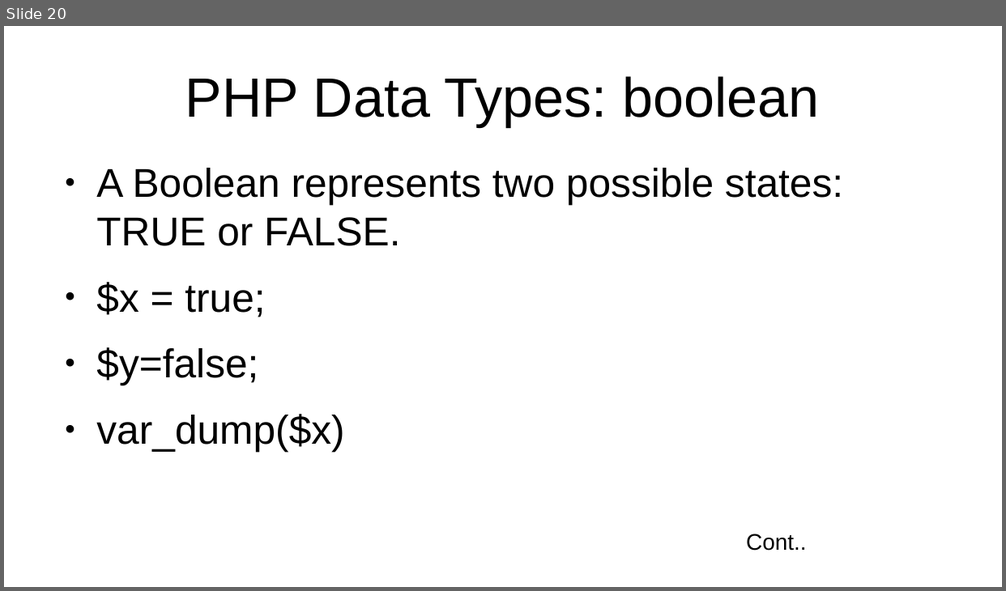
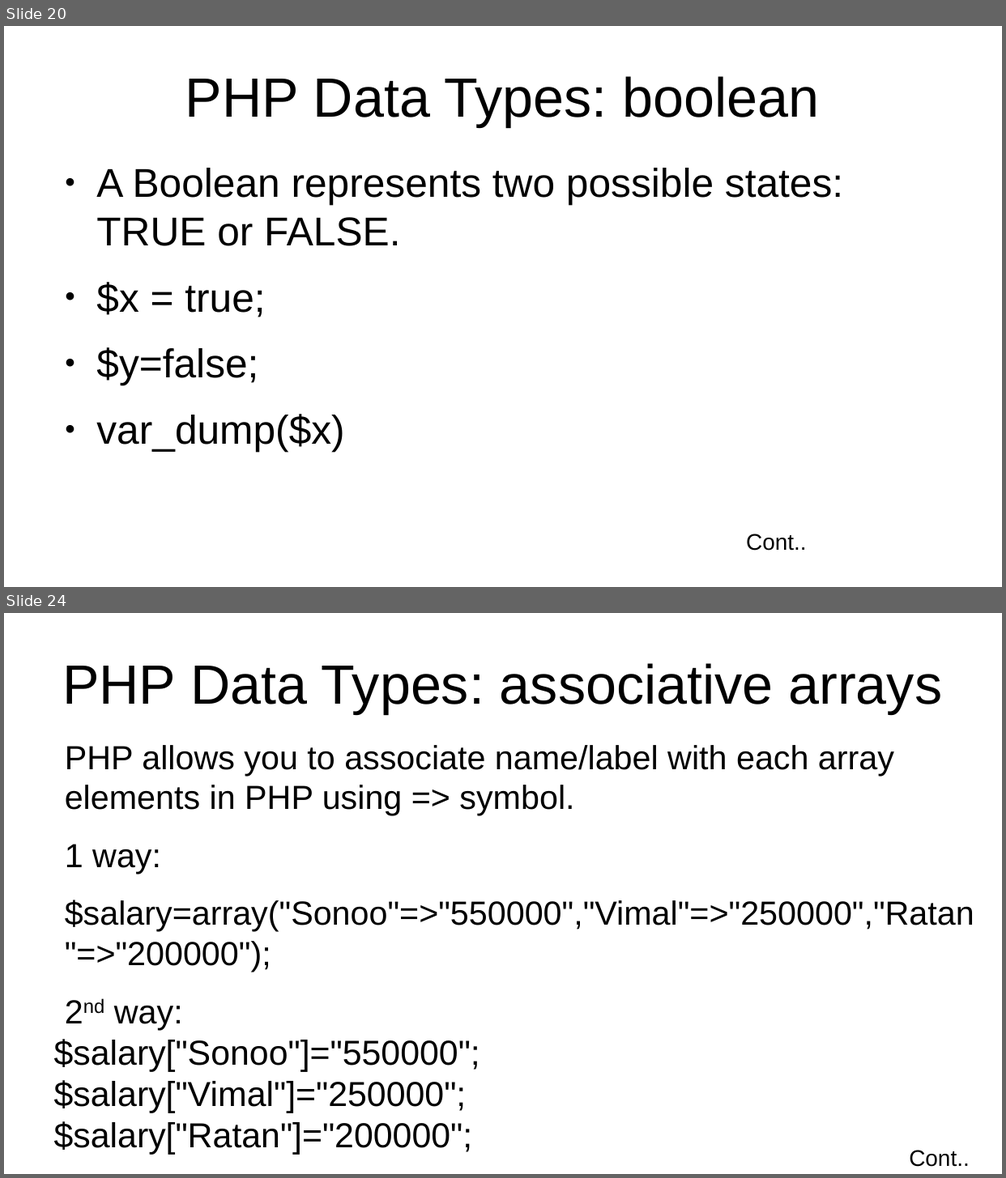
Before and after one commit to jhashuva/MVCTS, a slide deck: php/php_intro.pptx. Shown one above the other, each under a label of ours: slide 20 before the commit, slides 20 and 24 after it; the slides between them are not shown. The pictures are 1006x591 and 1006x1178 pixels, drawn with LibreOffice and Linux fonts; fonts in the diff are those of the drawing. Boxes give left, top, right and bottom in pixels: in the first picture for what was removed or moved away, otherwise in the second. Text is boxed around its words. In the diff, an @@ line names an element or a change of style, - is before the commit and + after.

Commit message:
commit php ppt changes

```diff
--- a/php/php_intro.pptx
+++ b/php/php_intro.pptx
@@ slide 24 added at (x1=4, y1=613, x2=1002, y2=1174), background #FFFFFF @@
@@ text added at (x1=62, y1=663, x2=943, y2=714), 44 pt, text #000000 @@
+PHP Data Types: associative arrays
@@ text added at (x1=54, y1=745, x2=974, y2=1155), 26.6 pt, text #000000 @@
+PHP allows you to associate name/label with each array elements in PHP using => symbol.
+1 way:
+$salary=array("Sonoo"=>"550000","Vimal"=>"250000","Ratan"=>"200000");
+2nd way:
+$salary["Sonoo"]="550000";
+$salary["Vimal"]="250000";
+$salary["Ratan"]="200000";
@@ text added at (x1=909, y1=1150, x2=969, y2=1167), 18 pt, text #000000 @@
+Cont..
```
Also in this commit, not shown: 9 slides changed, 20 other slides added, 1 slide removed, 3 other files.
